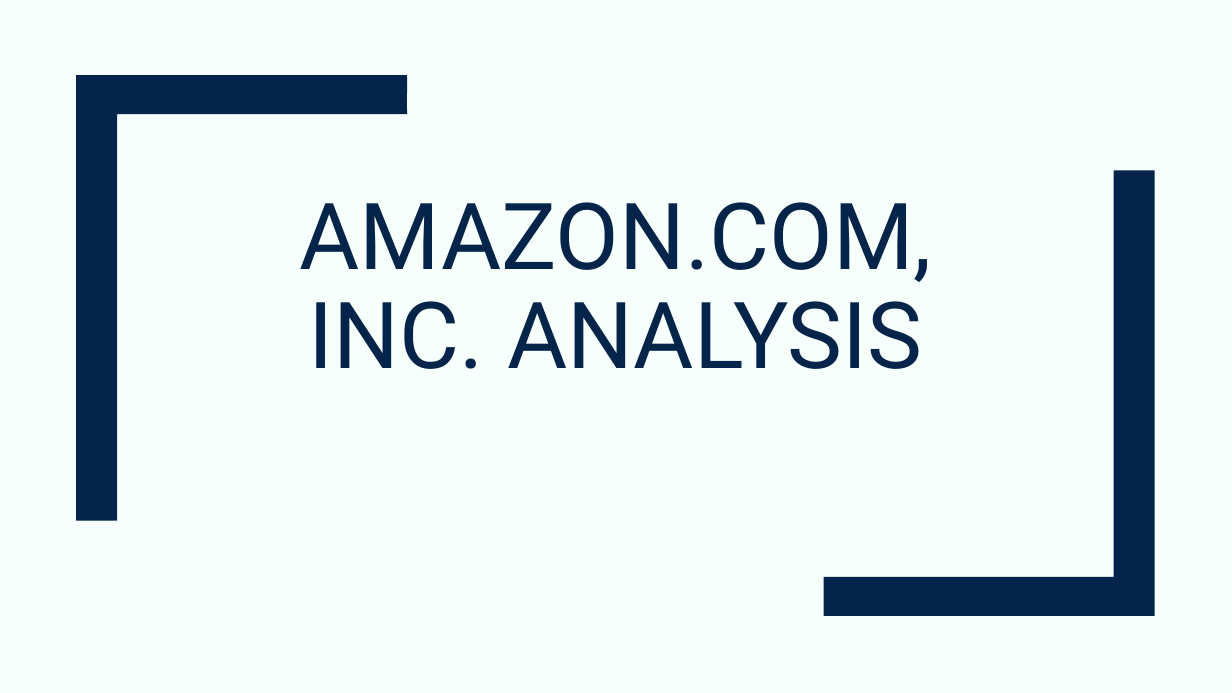
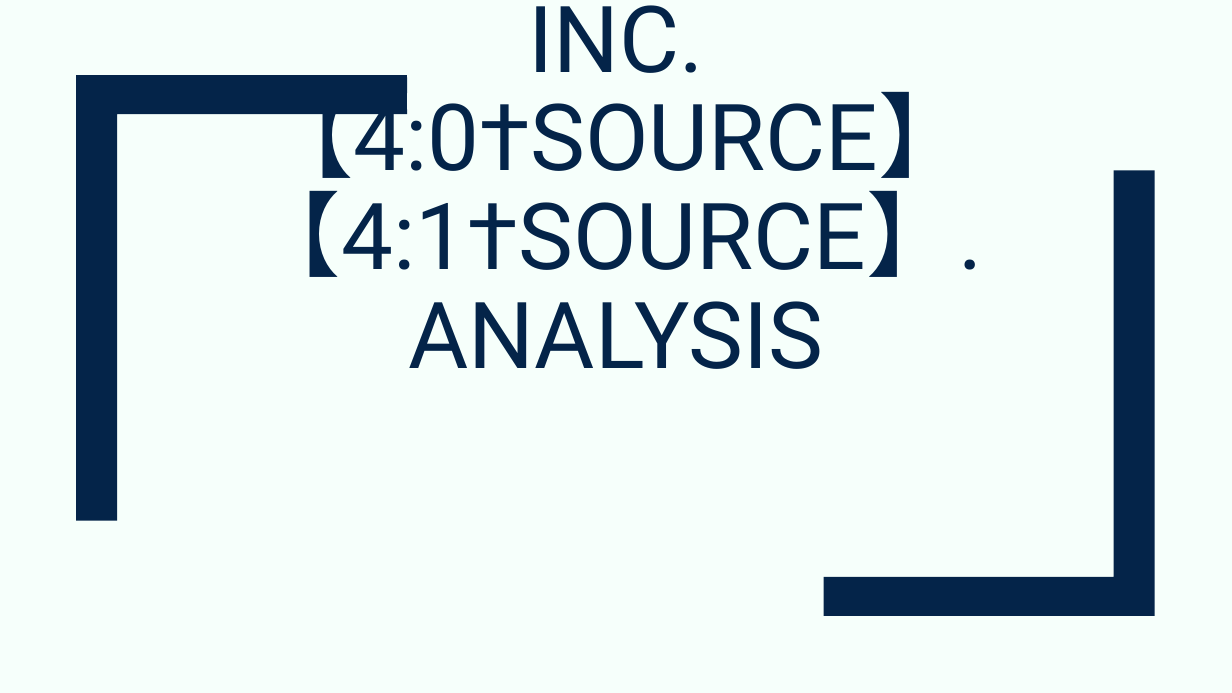
Before and after one commit to devangovind/AMUCLDISS, a slide deck: slide 1 of fastapi-backend/app/pres/output.pptx. Drawn at 1232x693 pixels with LibreOffice and Linux fonts; fonts in the diff are those of the drawing. Boxes give left, top, right and bottom in pixels: in the first picture for what was removed or moved away, otherwise in the second. Text is boxed around its words. In the diff, an @@ line names an element or a change of style, - is before the commit and + after.

```diff
--- a/fastapi-backend/app/pres/output.pptx
+++ b/fastapi-backend/app/pres/output.pptx
@@ title at (249,5,983,369): text changed @@
-AMAZON.COM, INC. ANALYSIS
+AMAZON.COM, INC. 【4:0†SOURCE】【4:1†SOURCE】. ANALYSIS
```
Also in this commit, not shown: 7 other slides changed, 1 slide added, 13 other files.
